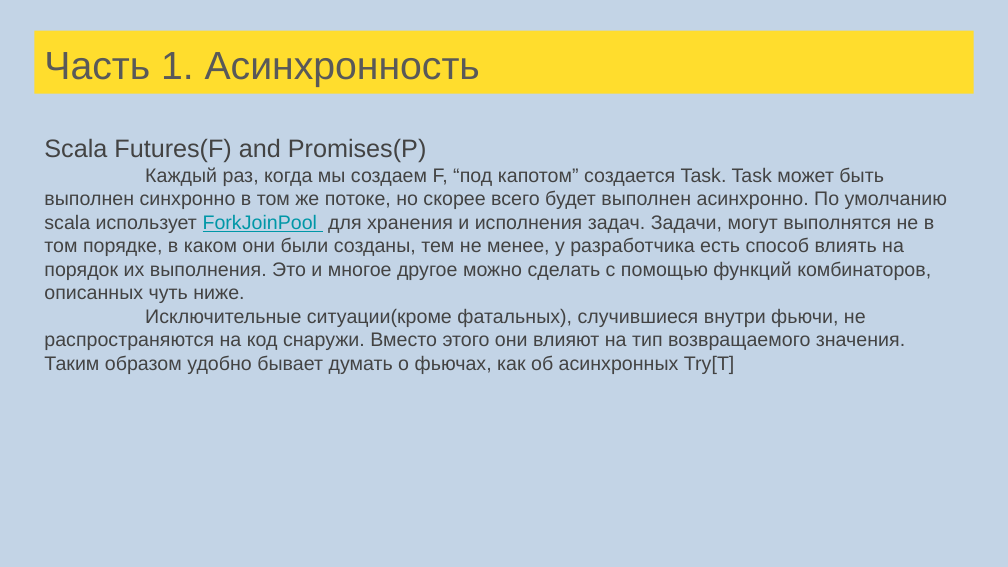
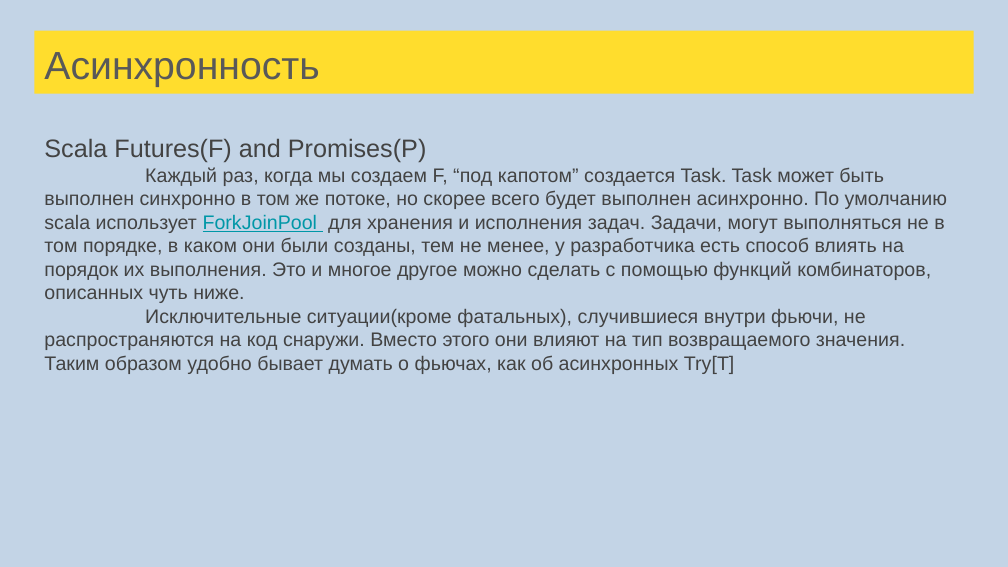
Before and after one commit to sergeypopov83/scala-school, a slide deck: slide 163 of src/main/resources/Лекции Scala для FinTech.pptx (slide 160 before the commit). Drawn at 1008x567 pixels with LibreOffice and Linux fonts; fonts in the diff are those of the drawing. Boxes give left, top, right and bottom in pixels: in the first picture for what was removed or moved away, otherwise in the second. Text is boxed around its words. In the diff, an @@ line names an element or a change of style, - is before the commit and + after.

```diff
--- a/src/main/resources/Лекции Scala для FinTech.pptx
+++ b/src/main/resources/Лекции Scala для FinTech.pptx
@@ title at box(44, 52, 319, 87): text changed @@
-Часть 1. Асинхронность
+Асинхронность
@@ text at box(44, 167, 947, 303): text changed @@
-Каждый раз, когда мы создаем F, “под капотом” создается Task. Task может быть выполнен синхронно в том же потоке, но скорее всего будет выполнен асинхронно. По умолчанию scala использует ForkJoinPool для хранения и исполнения задач. Задачи, могут выполнятся не в том порядке, в каком они были созданы, тем не менее, у разработчика есть способ влиять на порядок их выполнения. Это и многое другое можно сделать с помощью функций комбинаторов, описанных чуть ниже.
+Каждый раз, когда мы создаем F, “под капотом” создается Task. Task может быть выполнен синхронно в том же потоке, но скорее всего будет выполнен асинхронно. По умолчанию scala использует ForkJoinPool для хранения и исполнения задач. Задачи, могут выполняться не в том порядке, в каком они были созданы, тем не менее, у разработчика есть способ влиять на порядок их выполнения. Это и многое другое можно сделать с помощью функций комбинаторов, описанных чуть ниже.
```
Also in this commit, not shown: 16 other slides changed, 4 slides added, 1 slide removed, 1 other file.
